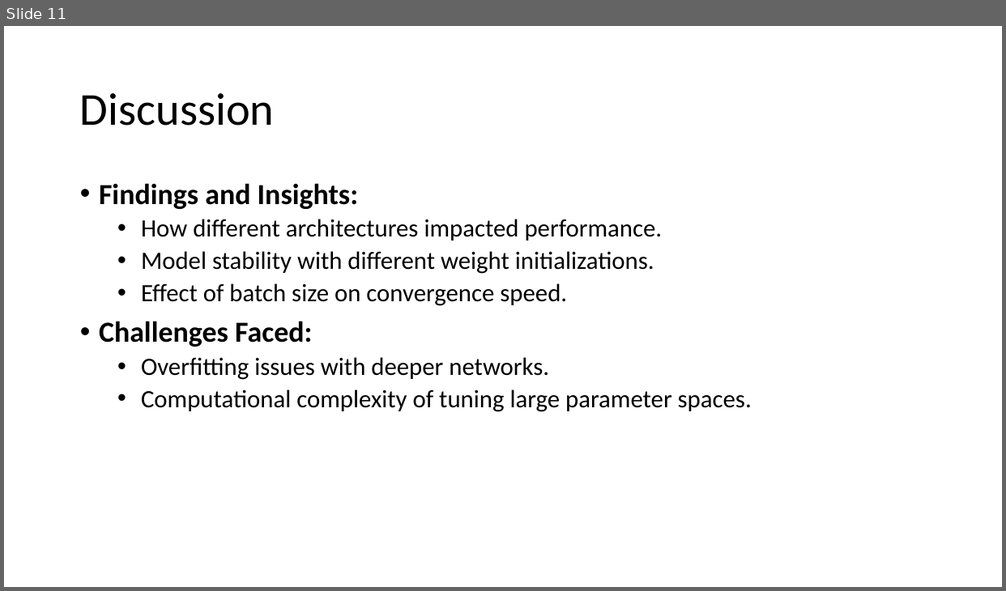
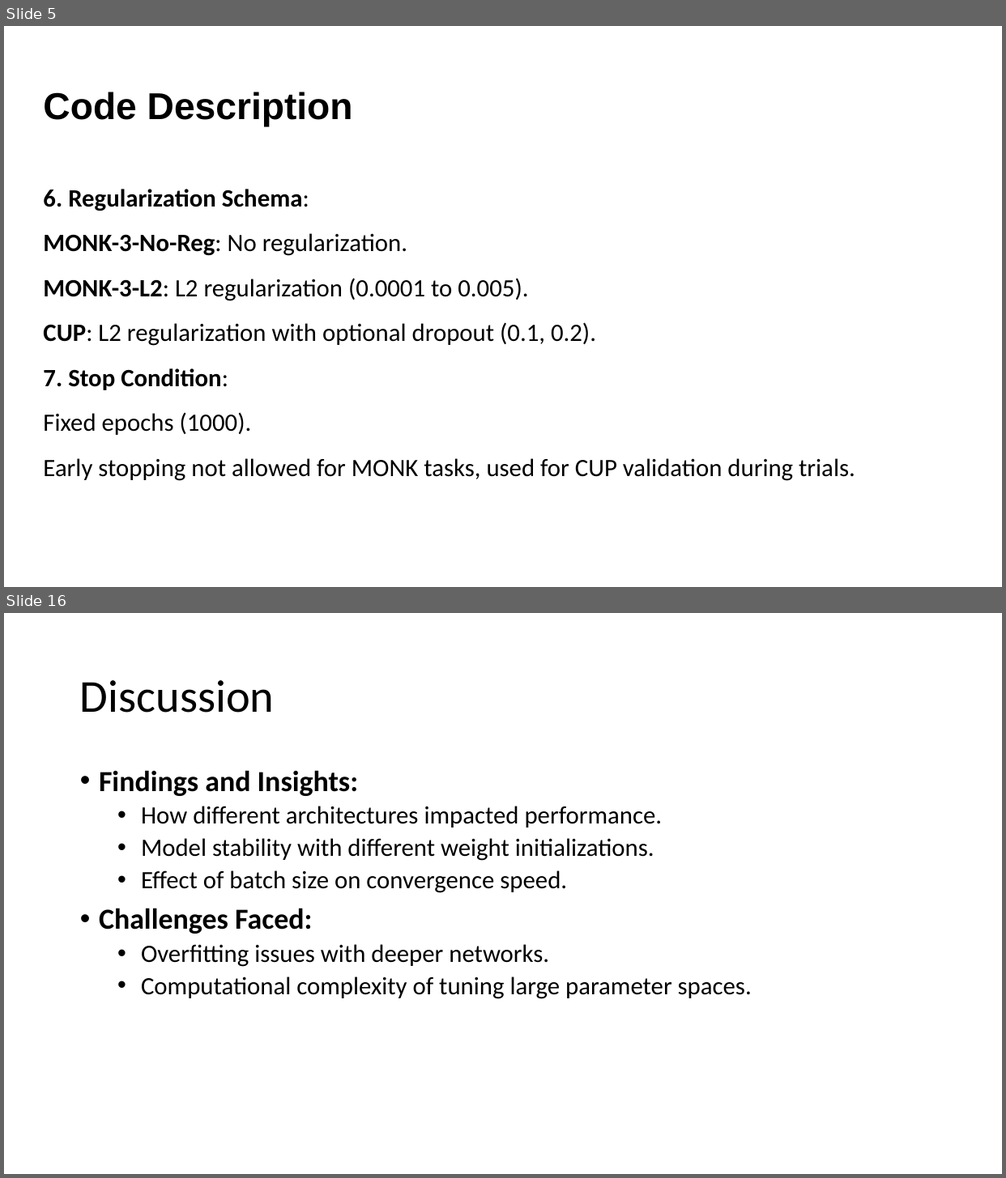
Before and after one commit to Tsion-Ketema/Machine_learning_project_2024, a slide deck: report_slide.pptx. Shown one above the other, each under a label of ours: slide 11 before the commit, slides 5 and 16 after it; the slides between them are not shown. The pictures are 1006x591 and 1006x1178 pixels, drawn with LibreOffice and Linux fonts; fonts in the diff are those of the drawing. Boxes give left, top, right and bottom in pixels: in the first picture for what was removed or moved away, otherwise in the second. Text is boxed around its words. In the diff, an @@ line names an element or a change of style, - is before the commit and + after.

```diff
--- a/report_slide.pptx
+++ b/report_slide.pptx
@@ slide 5 added at [4, 26, 1002, 587], background #FFFFFF @@
@@ title added at [43, 92, 353, 127], 36 pt, text #000000, bold @@
+Code Description
@@ text added at [43, 189, 855, 481], 24 pt, text #000000 @@
+6. Regularization Schema:
+MONK-3-No-Reg: No regularization.
+MONK-3-L2: L2 regularization (0.0001 to 0.005).
+CUP: L2 regularization with optional dropout (0.1, 0.2).
+7. Stop Condition:
+Fixed epochs (1000).
+Early stopping not allowed for MONK tasks, used for CUP validation during trials.
@@ what was slide 11 is now slide 16 @@
```
Also in this commit, not shown: 8 slides changed, 7 other slides added, 3 slides removed, 56 other files.
